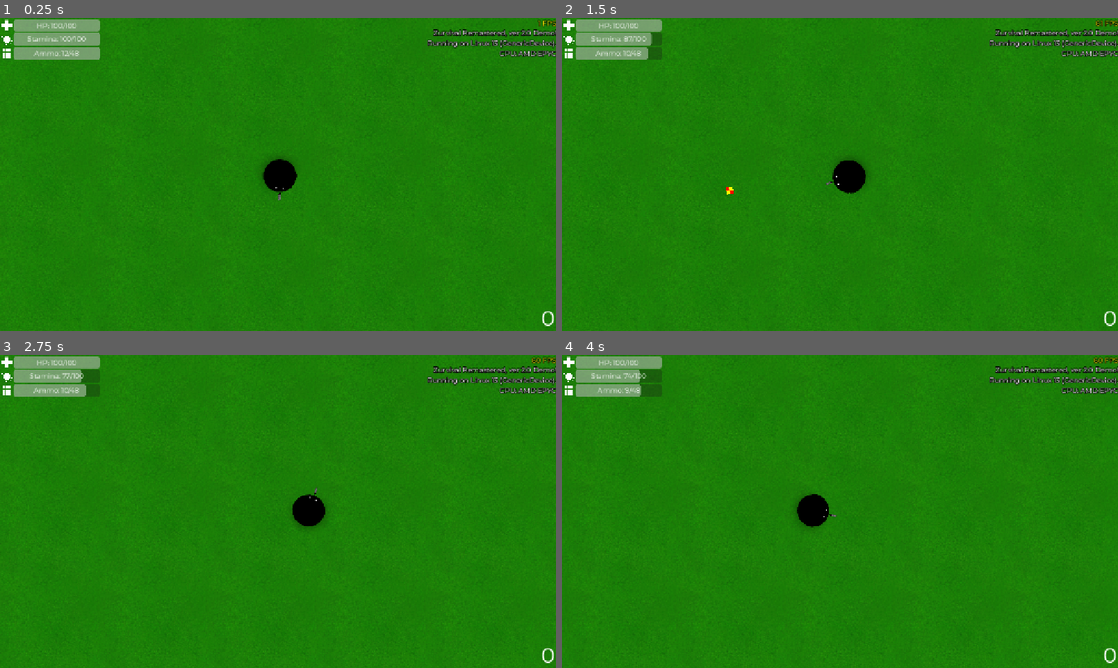
Above: before the commit, frames 1-4 (two rows, left to right).
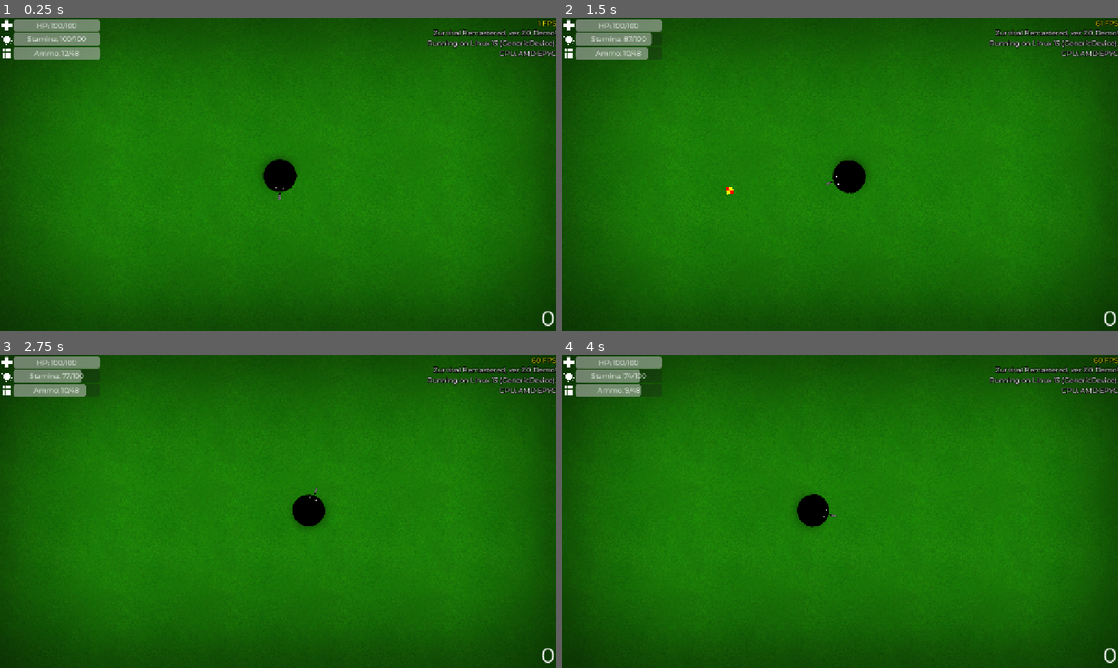
Above: after the commit, the same moments.

Repository: klodskateam/zurvival-remastered
Game: Godot game, scene res://game.tscn
The game is run twice, just before and just after one commit, with the same random seed, the same clock (stepped at 60 frames per second) and the same inputs. This scene is started directly instead of the project's main scene.
Inputs (mouse positions are in pixels of both pictures, inside the frame that each line leads up to):
- Up to frame 1 (0.25 s): no input
- Up to frame 2 (1.5 s): move the mouse to (962, 158) at 0.52 s; hold D (right) 0.53-1.25 s; hold Shift (run) 0.53-1.25 s; click (962, 158) at 0.67 s; drag from (728, 190) to (812, 237) at 1.27 s
- Up to frame 3 (2.75 s): move the mouse to (333, 442) at 2.02 s; hold D (right) from 2.03 s (still down); hold Shift (run) from 2.03 s (still down)
- Up to frame 4 (4 s): release D (right) at 2.75 s; release Shift (run) at 2.75 s; drag from (812, 574) to (673, 464) at 2.77 s; move the mouse to (1006, 558) at 3.52 s; hold A (left) from 3.53 s (still down); hold Shift (run) from 3.53 s (still down)

The runs differ from the first frame. In frame 1, 37% of the frame differs, in the area x 0-100%, y 0-100%; in frame 2, 37%; in frame 3, 37%; in frame 4, 37%.
Error in both runs: Invalid type in function 'set_locale' in base 'TranslationServer'. Cannot convert argument 1 from Nil to String. (res://global.gd:24)

Commit message:
виньетка (+ красная)

Diff:
--- a/game.tscn
+++ b/game.tscn
@@ -10,6 +10,8 @@
 [ext_resource type="PackedScene" uid="uid://uo6qjyv0h20n" path="res://game_over.tscn" id="8_nlu6b"]
 
 [node name="game" type="Node2D"]
+
+[node name="UI" parent="." instance=ExtResource("4_t63fs")]
 
 [node name="PauseManager" type="Node" parent="."]
 process_mode = 3
@@ -27,8 +29,6 @@
 [node name="Timer" type="Timer" parent="."]
 autostart = true
 script = ExtResource("3_ar85b")
-
-[node name="UI" parent="." instance=ExtResource("4_t63fs")]
 
 [node name="GameOver" parent="." instance=ExtResource("8_nlu6b")]
 process_mode = 2
--- a/game_over.tscn
+++ b/game_over.tscn
@@ -42,7 +42,6 @@
 offset_right = 209.114
 offset_bottom = 433.806
 texture = SubResource("CanvasTexture_ccer4")
-metadata/_edit_use_anchors_ = true
 
 [node name="Panel" type="Panel" parent="."]
 anchors_preset = 8
--- a/global_interface.tscn
+++ b/global_interface.tscn
@@ -22,8 +22,10 @@
 
 [node name="Global Interface" type="CanvasLayer"]
 process_mode = 3
+layer = 5
 
 [node name="fps" type="Label" parent="."]
+z_index = 5
 offset_left = 1150.0
 offset_right = 1280.0
 offset_bottom = 23.0
@@ -34,6 +36,7 @@
 script = ExtResource("2_om5kj")
 
 [node name="info" type="Label" parent="."]
+z_index = 5
 offset_left = 878.0
 offset_top = 23.0
 offset_right = 1280.0
--- a/ui.tscn
+++ b/ui.tscn
@@ -1,6 +1,7 @@
-[gd_scene load_steps=6 format=3 uid="uid://bshfbsu15v3v1"]
+[gd_scene load_steps=7 format=3 uid="uid://bshfbsu15v3v1"]
 
 [ext_resource type="Theme" uid="uid://d2wr8qi0mdxxq" path="res://ui.tres" id="1_3mkkl"]
+[ext_resource type="Texture2D" uid="uid://ccrwp3ybxv88m" path="res://Resources/vignette_black.png" id="1_ibotj"]
 [ext_resource type="Texture2D" uid="uid://nnwpet7egxrr" path="res://Resources/ui_stuff_lol/speed.png" id="2_iev70"]
 [ext_resource type="Texture2D" uid="uid://66com61wgllf" path="res://Resources/ui_stuff_lol/bullets.png" id="3_qg45p"]
 [ext_resource type="Texture2D" uid="uid://nmdal2gs2k1d" path="res://Resources/ui_stuff_lol/health.png" id="4_4pw5h"]
@@ -9,6 +10,11 @@
 font_size = 48
 
 [node name="UI" type="CanvasLayer"]
+
+[node name="VignetteBlack" type="Sprite2D" parent="."]
+z_index = -5
+position = Vector2(640, 360)
+texture = ExtResource("1_ibotj")
 
 [node name="SpeedBar" type="ProgressBar" parent="."]
 offset_left = 30.0
Binary file added: Resources/vignette_black.png
Not shown, added: Resources/vignette_black.png.import
